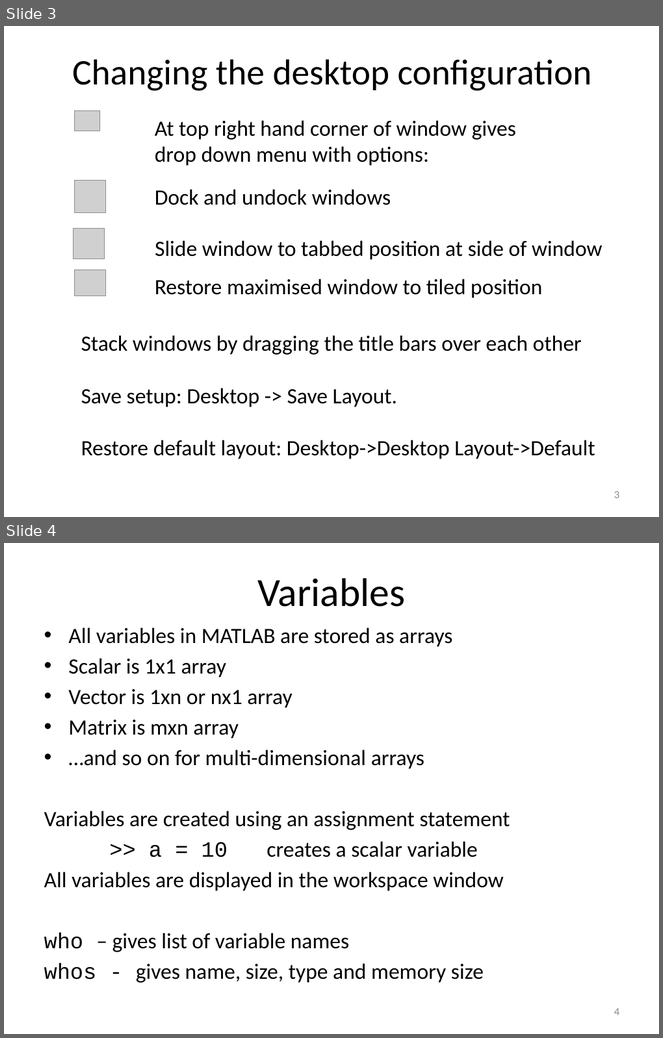
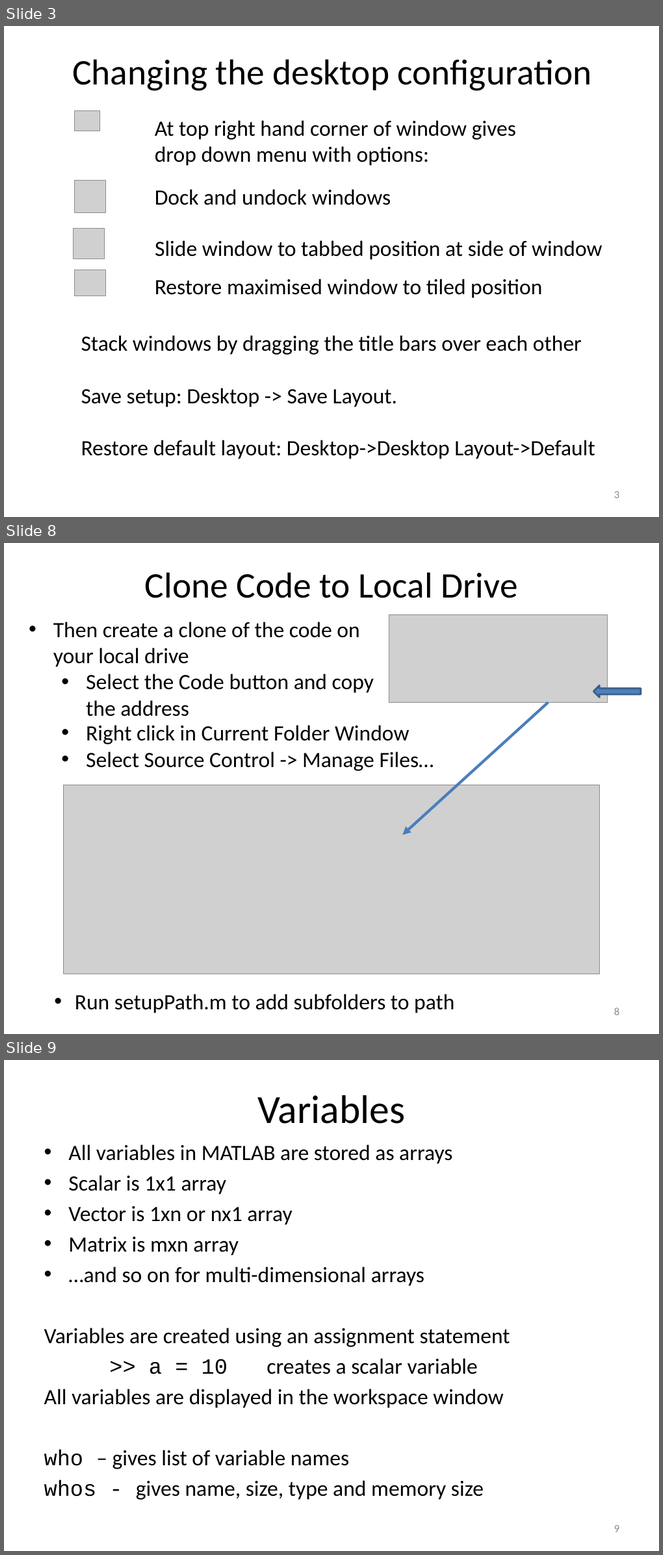
Before and after one commit to louisepb/MatlabBasicCourse, a slide deck: Introduction to MATLAB for Engineers.pptx. Shown one above the other, each under a label of ours: slides 3 and 4 before the commit, slides 3, 8 and 9 after it; the slides between them are not shown. The pictures are 663x1038 and 663x1555 pixels, drawn with LibreOffice and Linux fonts; fonts in the diff are those of the drawing; grey boxes stand for pictures. Boxes give left, top, right and bottom in pixels: in the first picture for what was removed or moved away, otherwise in the second. Text is boxed around its words. In the diff, an @@ line names an element or a change of style, - is before the commit and + after.

```diff
--- a/Introduction to MATLAB for Engineers.pptx
+++ b/Introduction to MATLAB for Engineers.pptx
@@ slide 8 added at (4,543,659,1034), background #FFFFFF @@
@@ title added at (145,572,518,598), 39.6 pt, text #000000 @@
+Clone Code to Local Drive
@@ picture added at (389,615,607,703) @@
@@ text added at (53,622,374,717), 24 pt, text #000000 @@
+• Then create a clone of the code on your local drive
+  • Select the Code button and copy the address
@@ left arrow added at (594,686,641,698), fill #4F81BD, outline #3A5F8C 2 pt @@
@@ arrow added from (549, 702) to (402, 835), #4B7EBC 3 pt @@
@@ text added at (86,725,434,771), 24 pt, text #000000 @@
+  • Right click in Current Folder Window
+  • Select Source Control -> Manage Files…
@@ picture added at (64,785,600,974) @@
@@ text added at (75,994,454,1014), 24 pt, text #000000 @@
+• Run setupPath.m to add subfolders to path
@@ page number added at (614,1008,620,1016), 12 pt, text #8C8C8C @@
+8
@@ what was slide 4 is now slide 9 @@
@@ page number at (614,1525,620,1533): text changed @@
-4
+9
```
Also in this commit, not shown: 4 other slides added, 3 other files.
